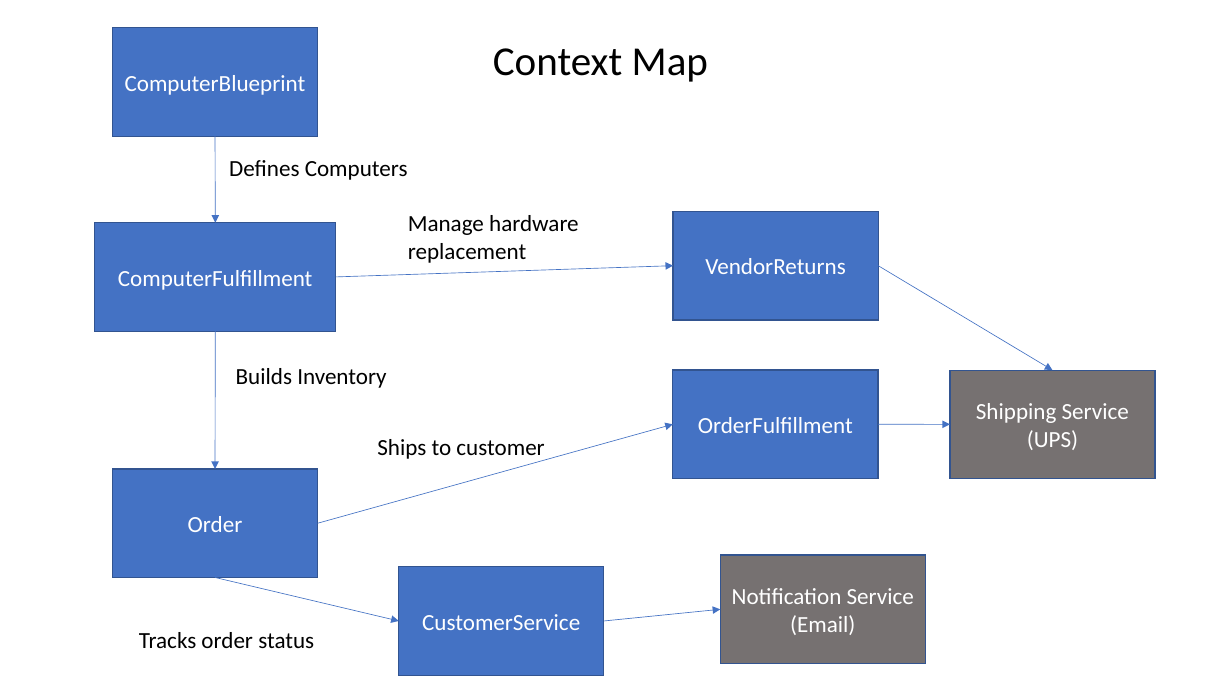
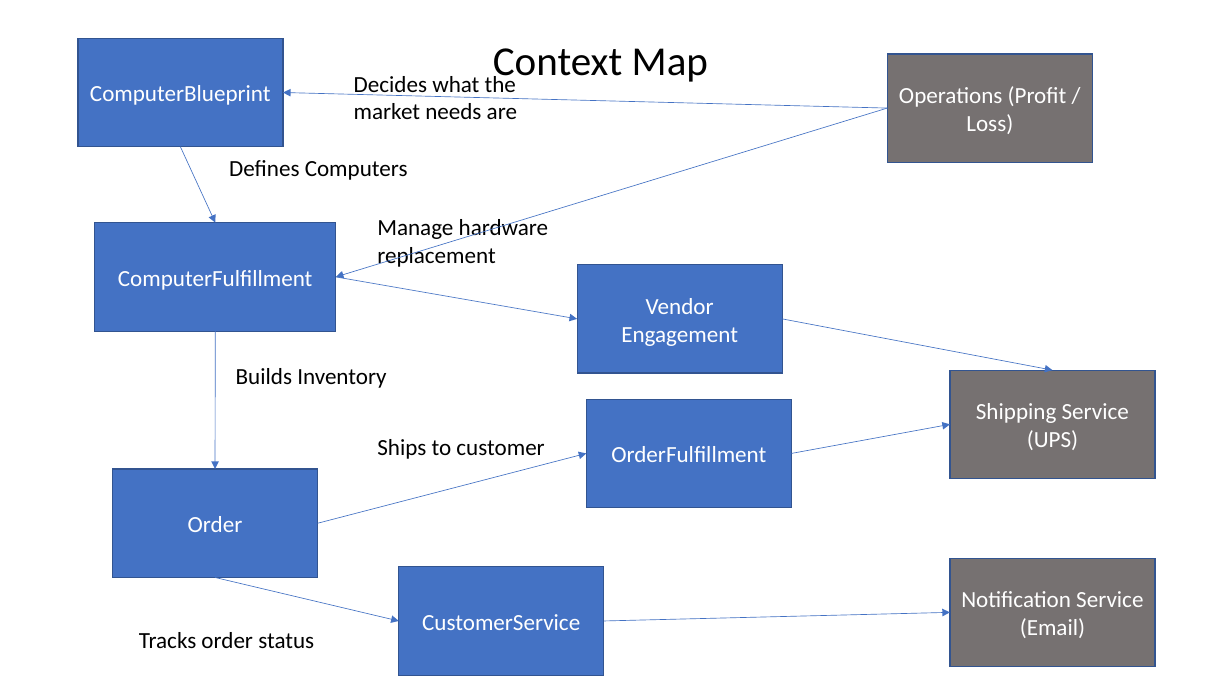
Before and after one commit to carl-burks-magenic/DDD-CarlB, a slide deck: slide 1 of docs/Diagrams.pptx. Drawn at 1232x693 pixels with LibreOffice and Linux fonts; fonts in the diff are those of the drawing. Boxes give left, top, right and bottom in pixels: in the first picture for what was removed or moved away, otherwise in the second. Text is boxed around its words. In the diff, an @@ line names an element or a change of style, - is before the commit and + after.

```diff
--- a/docs/Diagrams.pptx
+++ b/docs/Diagrams.pptx
@@ rectangle "ComputerBlueprint": place and size @@
-rectangle "ComputerBlueprint" at bbox=[113, 28, 318, 136]
+rectangle "ComputerBlueprint" at bbox=[78, 38, 283, 146]
@@ rectangle added at bbox=[887, 54, 1092, 162], fill #767171, outline #325491 1 pt, 18 pt, text #FFFFFF @@
+Operations (Profit / Loss)
@@ text added at bbox=[354, 72, 517, 119], 18 pt, text #000000 @@
+Decides what the market needs are
@@ arrow added from (887, 108) to (283, 92), #4472C4 0.5 pt @@
@@ arrow added from (887, 108) to (335, 277), #4472C4 0.5 pt @@
@@ arrow moved from (215, 136) - (215, 223) to (180, 147) - (215, 223) @@
@@ text "Manage hardware replacement" rewrapped from bbox=[408, 215, 579, 263] to bbox=[377, 215, 549, 267] @@
@@ rectangle "Vendor Engagement": place and size @@
-rectangle "Vendor Engagement" at bbox=[673, 212, 878, 320]
+rectangle "Vendor Engagement" at bbox=[578, 264, 783, 372]
@@ arrow moved from (335, 277) - (673, 266) to (335, 277) - (578, 319) @@
@@ text in rectangle at bbox=[621, 298, 738, 346]: text changed @@
-VendorReturns
+Vendor Engagement
@@ arrow moved from (878, 266) - (1053, 371) to (783, 319) - (1053, 371) @@
@@ rectangle "OrderFulfillment": place and size @@
-rectangle "OrderFulfillment" at bbox=[673, 371, 878, 479]
+rectangle "OrderFulfillment" at bbox=[587, 399, 792, 507]
@@ arrow moved from (878, 424) - (950, 424) to (792, 454) - (950, 424) @@
@@ arrow moved from (318, 523) - (673, 424) to (318, 523) - (587, 454) @@
@@ rectangle "Notification Service (Email)": place and size @@
-rectangle "Notification Service (Email)" at bbox=[721, 555, 926, 664]
+rectangle "Notification Service (Email)" at bbox=[950, 558, 1155, 666]
@@ arrow moved from (604, 621) - (721, 609) to (604, 621) - (950, 613) @@
```
Also in this commit, not shown: 2 slides added, 10 other files.
